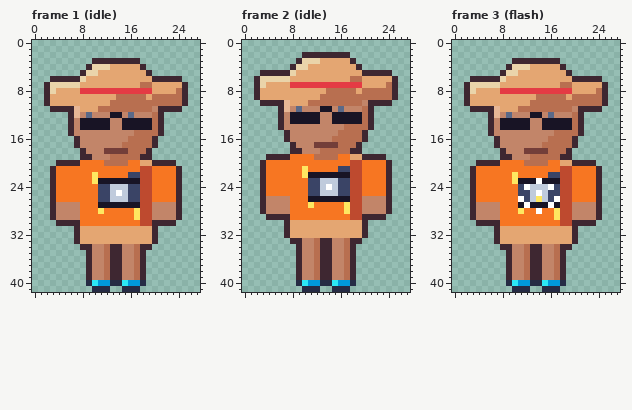
One commit to this pixel-art file: art/depths/photo-op@50.aseprite. This is how it looked before the edit.
28x42 pixels, 4 frames. Shown: frame 1 (idle), frame 2 (idle), frame 3 (flash). The commit also changed other frames, which this record leaves out.
And afterwards:
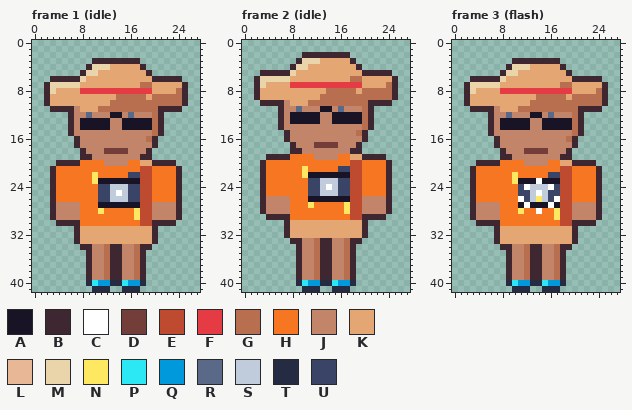
Palette (. is transparent): A #181425  B #3e2731  C #ffffff  D #733e39  E #be4a2f  F #e43b44  G #b86f50  H #f77622  J #c28569  K #e4a672  L #e8b796  M #ead4aa  N #fee761  P #2ce8f5  Q #0099db  R #5a6988  S #c0cbdc  T #262b44  U #3a4466
Difference:
--- frame 1 (idle)
@@ x 5..22 @@
 10 KKKKKKKKGGGGGGGGGG
-11 BBLKKKGGGGGGGGGJBB
-12 .BLJRJJJAAJRJJJGB.
+11 BBJKKKGGGGGGGGGGBB
+12 .BJJRJJJAAJRJJJGB.
 13 .BJAAAAAJJAAAAAGB.
 14 .BJAAAAAJJAAAAAGB.
-15 .BJJJJJJJJJJGGGGB.
-16 ..BJJJJJJJJGGGGB..
-17 ..BJJJJJJJGGGGGB..
-18 ...BJJJDDDDGGGB...
-19 ...BBJJJGGGGGBB...
-20 BBBHHHHGGGGHHKKBBB
+15 .BJJJJJJJJJJJJJGB.
+16 ..BJJJJJJJJJJJGB..
+17 ..BJJJJJJJJJJJJB..
+18 ...BJJJDDDDJJJB...
+19 ...BBJJJJJJJJBB...
+20 BBBHHHHJJJJHHKKBBB
 21 HHHHHHHHHHHHHEEHHH
--- frame 2 (idle)
@@ x 5..22 @@
  9 KKKKKKKKGGGGGGGGGG
-10 BBLKKKGGGGGGGGGJBB
-11 .BLJRJJJAAJRJJJGB.
+10 BBJKKKGGGGGGGGGGBB
+11 .BJJRJJJAAJRJJJGB.
 12 .BJAAAAAJJAAAAAGB.
 13 .BJAAAAAJJAAAAAGB.
-14 .BJJJJJJJJJJGGGGB.
-15 ..BJJJJJJJJGGGGB..
-16 ..BJJJJJJJGGGGGB..
-17 ...BJJJDDDDGGGB...
-18 ...BBJJJGGGGGBB...
-19 BBBHHHHGGGGHHKKBBB
+14 .BJJJJJJJJJJJJJGB.
+15 ..BJJJJJJJJJJJGB..
+16 ..BJJJJJJJJJJJJB..
+17 ...BJJJDDDDJJJB...
+18 ...BBJJJJJJJJBB...
+19 BBBHHHHJJJJHHKKBBB
 20 HHHHHHHHHHHHHEEHHH
--- frame 3 (flash): the same change as frame 1 (idle)
